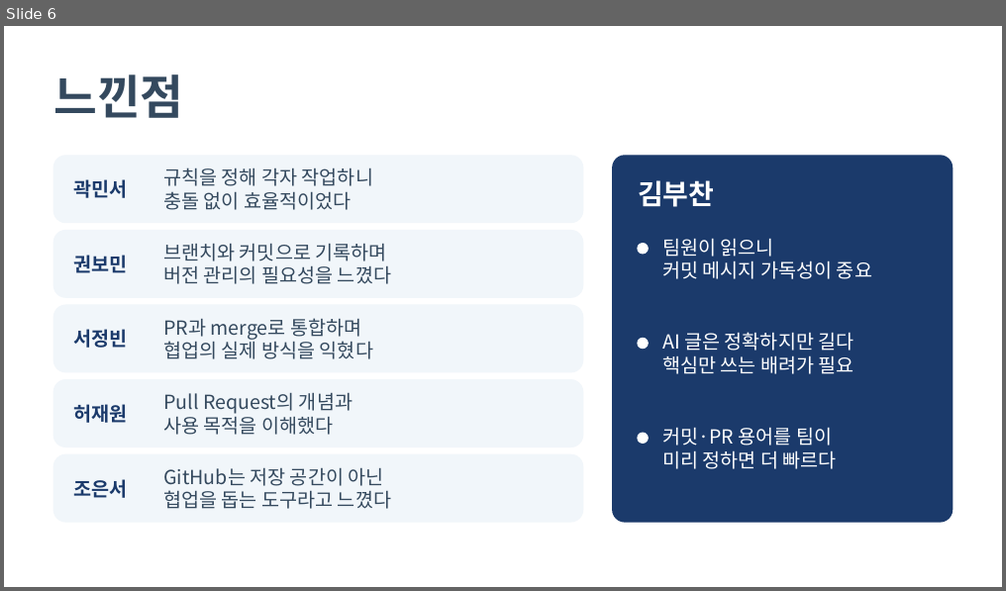
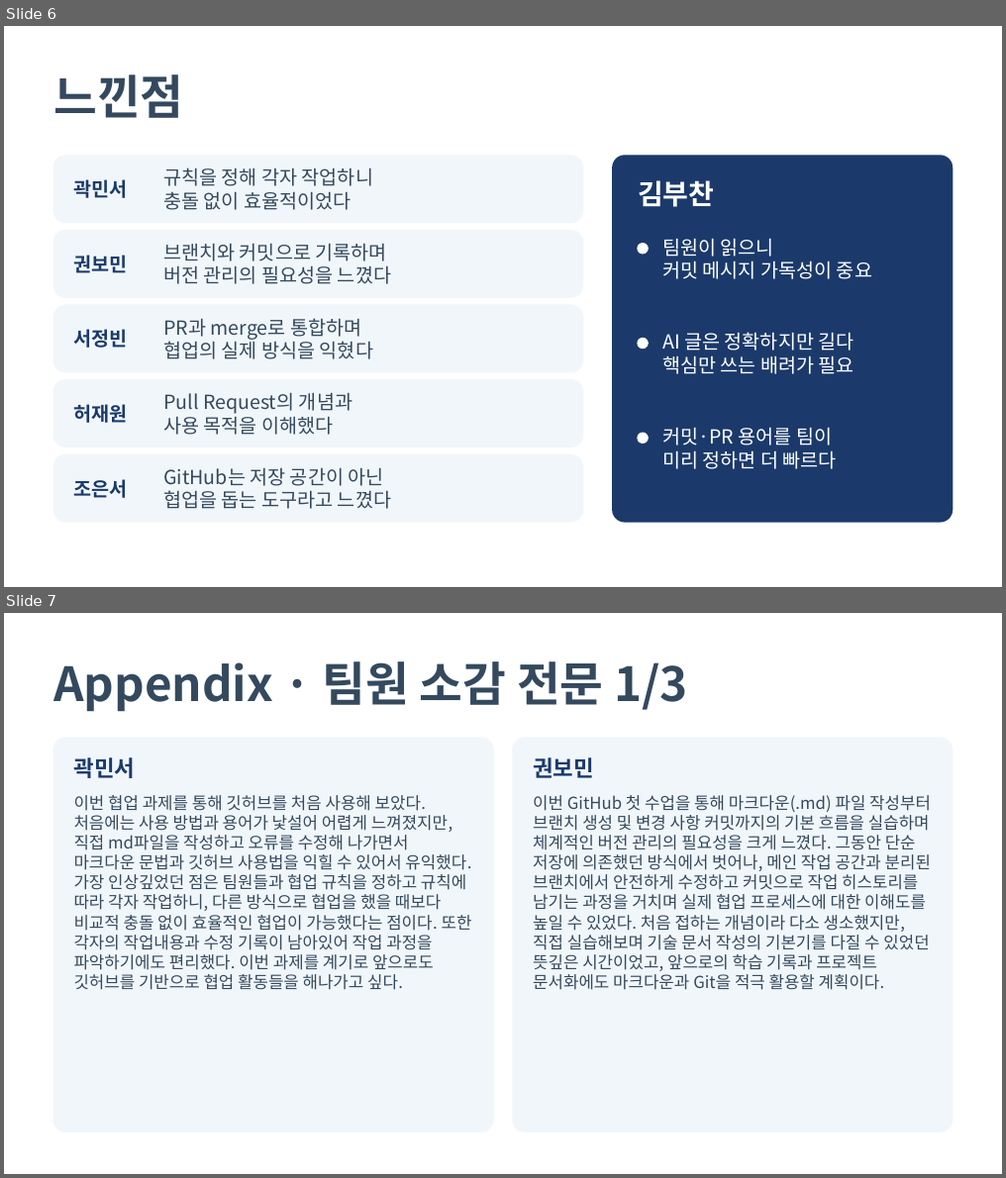
Before and after one commit to nahcub/bird_guide, a slide deck: presentation/bird_guide_presentation.pptx. Shown one above the other, each under a label of ours: slide 6 before the commit, slides 6 and 7 after it. The pictures are 1006x591 and 1006x1178 pixels, drawn with LibreOffice and Linux fonts; fonts in the diff are those of the drawing. Boxes give left, top, right and bottom in pixels: in the first picture for what was removed or moved away, otherwise in the second. Text is boxed around its words. In the diff, an @@ line names an element or a change of style, - is before the commit and + after.

```diff
--- a/presentation/bird_guide_presentation.pptx
+++ b/presentation/bird_guide_presentation.pptx
@@ slide 7 added at [4,613,1002,1174], background #FFFFFF @@
@@ text added at [54,662,689,712], 34 pt, text #34495E, bold @@
+Appendix · 팀원 소감 전문 1/3
@@ rounded rectangle added at [54,738,493,1132], fill #F1F6FA, outline #F1F6FA 1 pt @@
@@ text added at [74,758,136,778], 16 pt, text #1B3A6B, bold @@
+곽민서
@@ rounded rectangle added at [513,738,952,1132], fill #F1F6FA, outline #F1F6FA 1 pt @@
@@ text added at [533,758,594,778], 16 pt, text #1B3A6B, bold @@
+권보민
@@ text added at [74,795,472,990], 12 pt, text #34495E @@
+이번 협업 과제를 통해 깃허브를 처음 사용해 보았다. 처음에는 사용 방법과 용어가 낯설어 어렵게 느껴졌지만, 직접 md파일을 작성하고 오류를 수정해 나가면서 마크다운 문법과 깃허브 사용법을 익힐 수 있어서 유익했다. 가장 인상깊었던 점은 팀원들과 협업 규칙을 정하고 규칙에 따라 각자 작업하니, 다른 방식으로 협업을 했을 때보다 비교적 충돌 없이 효율적인 협업이 가능했다는 점이다. 또한 각자의 작업내용과 수정 기록이 남아있어 작업 과정을 파악하기에도 편리했다. 이번 과제를 계기로 앞으로도 깃허브를 기반으로 협업 활동들을 해나가고 싶다.
@@ text added at [533,795,931,990], 12 pt, text #34495E @@
+이번 GitHub 첫 수업을 통해 마크다운(.md) 파일 작성부터 브랜치 생성 및 변경 사항 커밋까지의 기본 흐름을 실습하며 체계적인 버전 관리의 필요성을 크게 느꼈다. 그동안 단순 저장에 의존했던 방식에서 벗어나, 메인 작업 공간과 분리된 브랜치에서 안전하게 수정하고 커밋으로 작업 히스토리를 남기는 과정을 거치며 실제 협업 프로세스에 대한 이해도를 높일 수 있었다. 처음 접하는 개념이라 다소 생소했지만, 직접 실습해보며 기술 문서 작성의 기본기를 다질 수 있었던 뜻깊은 시간이었고, 앞으로의 학습 기록과 프로젝트 문서화에도 마크다운과 Git을 적극 활용할 계획이다.
```
Also in this commit, not shown: 1 slide changed, 2 other slides added.
